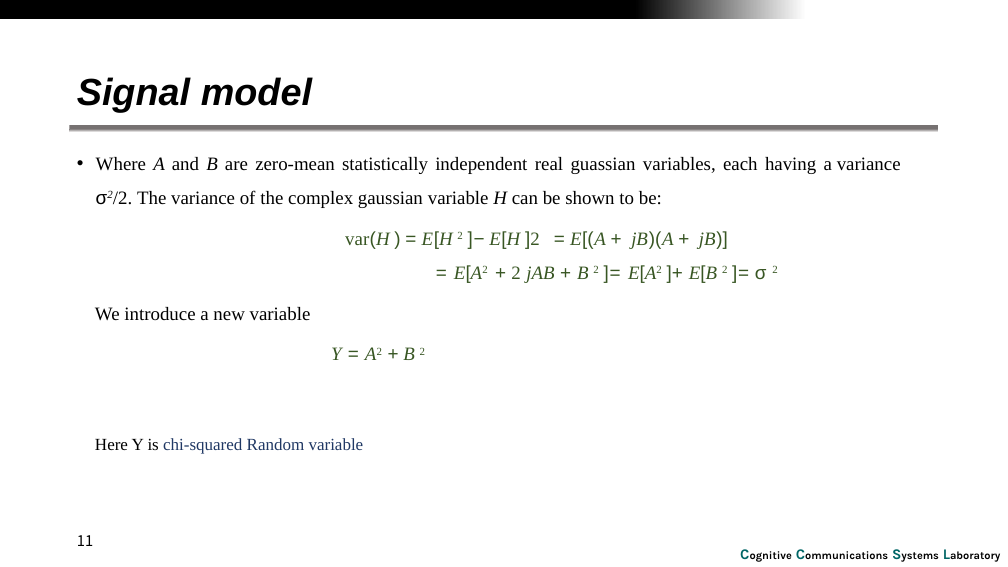
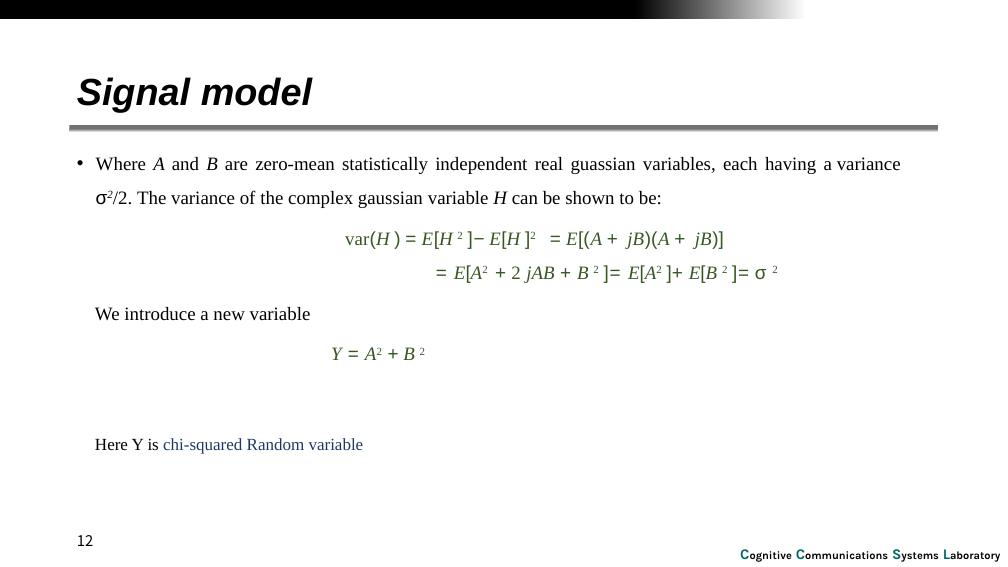
Before and after one commit to RefatHanbat/Presentation-of-SDM, a slide deck: slide 12 of SDM.pptx (slide 11 before the commit). Drawn at 1008x567 pixels with LibreOffice and Linux fonts; fonts in the diff are those of the drawing; background and template pictures are left out. Boxes give left, top, right and bottom in pixels: in the first picture for what was removed or moved away, otherwise in the second. Text is boxed around its words. In the diff, an @@ line names an element or a change of style, - is before the commit and + after.

Commit message:
update SDM pptx

```diff
--- a/SDM.pptx
+++ b/SDM.pptx
@@ text at [345,231,777,283]: now superscript in "]2" @@
@@ page number at [77,535,93,546]: text changed @@
-11
+12
```
Also in this commit, not shown: 1 slide added.
